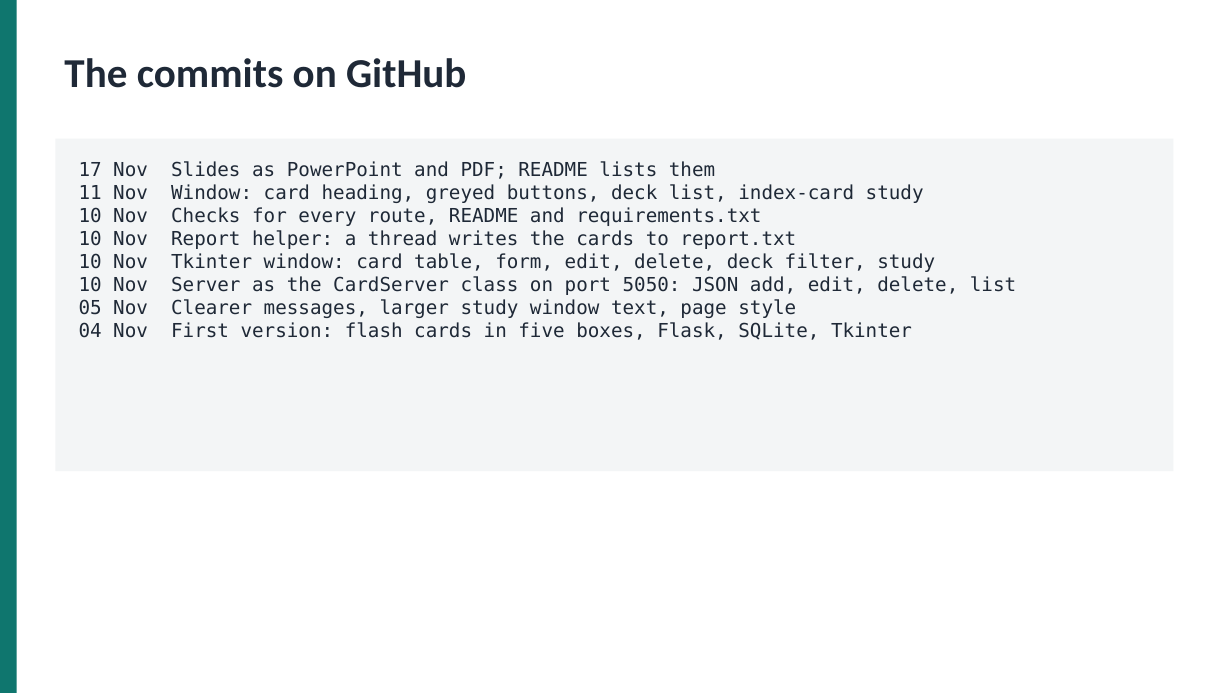
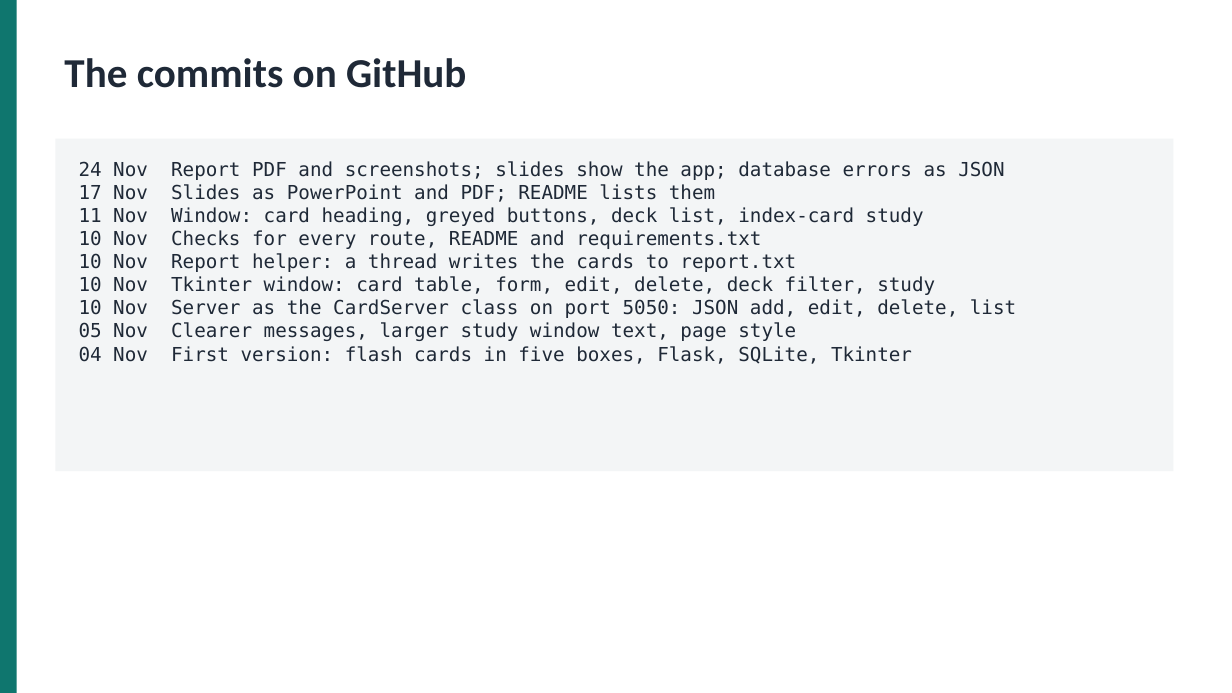
Before and after one commit to belumume/murajaa, a slide deck: slide 10 of Murajaa-presentation.pptx (slide 9 before the commit). Drawn at 1232x693 pixels with LibreOffice and Linux fonts; fonts in the diff are those of the drawing. Boxes give left, top, right and bottom in pixels: in the first picture for what was removed or moved away, otherwise in the second. Text is boxed around its words. In the diff, an @@ line names an element or a change of style, - is before the commit and + after.

Commit message:
Report PDF and screenshots; slides show the app; database errors as JSON

```diff
--- a/Murajaa-presentation.pptx
+++ b/Murajaa-presentation.pptx
@@ text in rectangle at (79, 161, 1004, 362): paragraph added @@
+24 Nov Report PDF and screenshots; slides show the app; database errors as JSON
```
Also in this commit, not shown: 3 other slides changed, 2 slides added, 1 slide removed, 15 other files.
